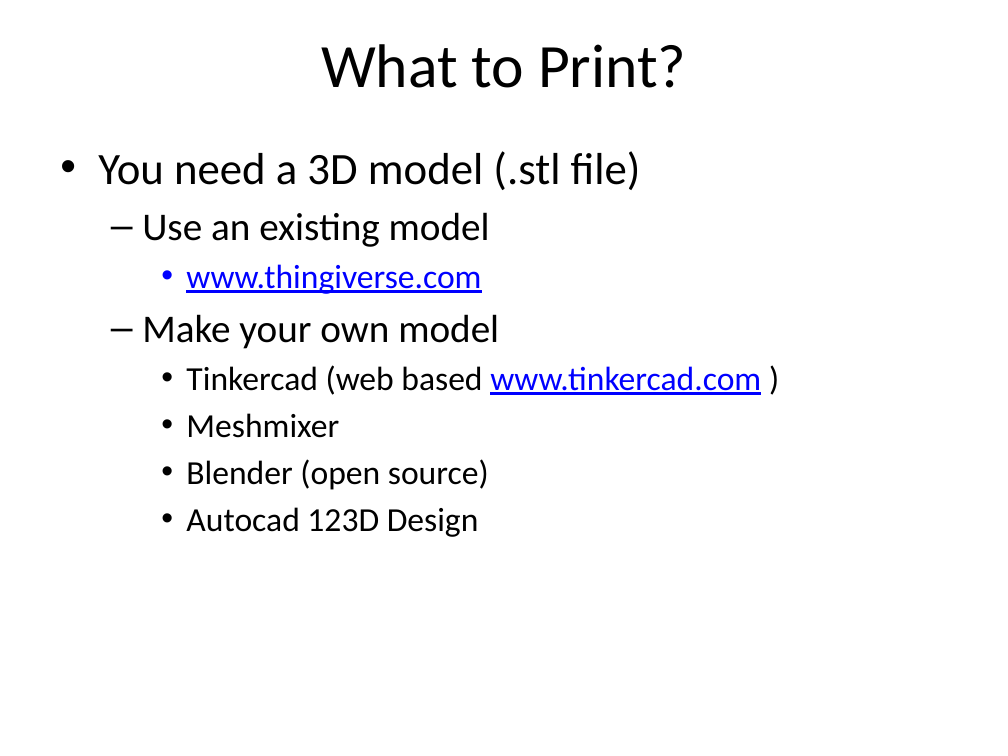
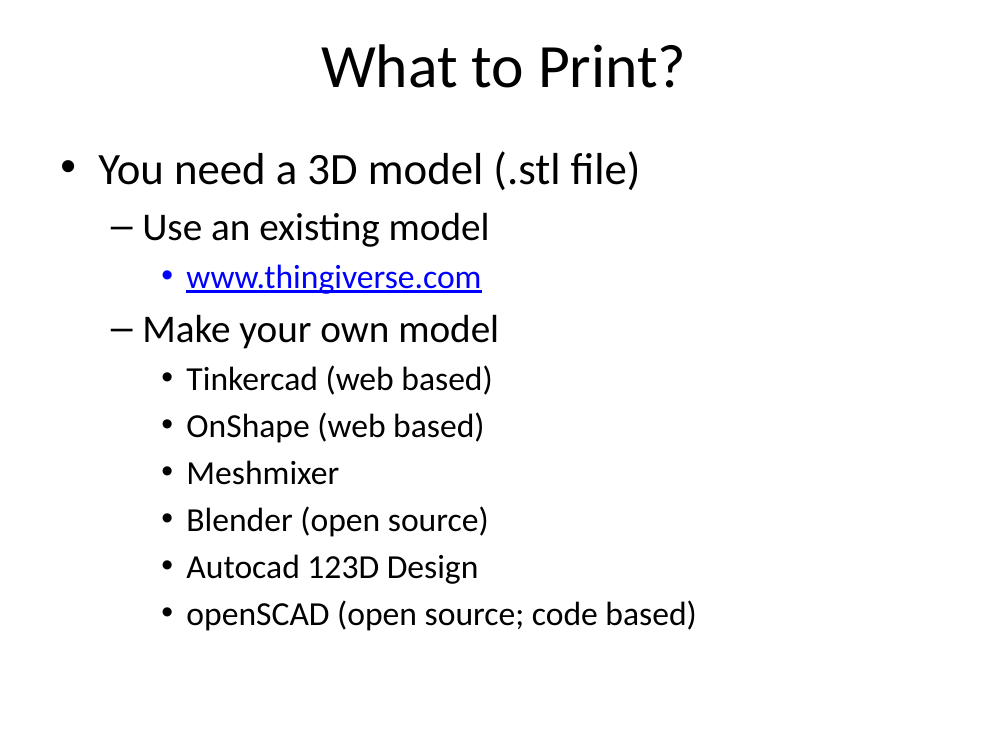
Before and after one commit to dykebert/GDI_3D_Printing_Intro, a slide deck: slide 20 of Introduction to 3D Printing.pptx (slide 19 before the commit). Drawn at 1008x756 pixels with LibreOffice and Linux fonts; fonts in the diff are those of the drawing. Boxes give left, top, right and bottom in pixels: in the first picture for what was removed or moved away, otherwise in the second. Text is boxed around its words. In the diff, an @@ line names an element or a change of style, - is before the commit and + after.

```diff
--- a/Introduction to 3D Printing.pptx
+++ b/Introduction to 3D Printing.pptx
@@ text at <box>186,365,492,443</box>: text changed @@
-    • Tinkercad (web based www.tinkercad.com )
+    • Tinkercad (web based)
+    • OnShape (web based)
@@ text at <box>186,600,696,631</box>: paragraph added @@
+    • openSCAD (open source; code based)
```
Also in this commit, not shown: 2 other slides changed, 2 slides added, 1 slide removed, 2 other files.
